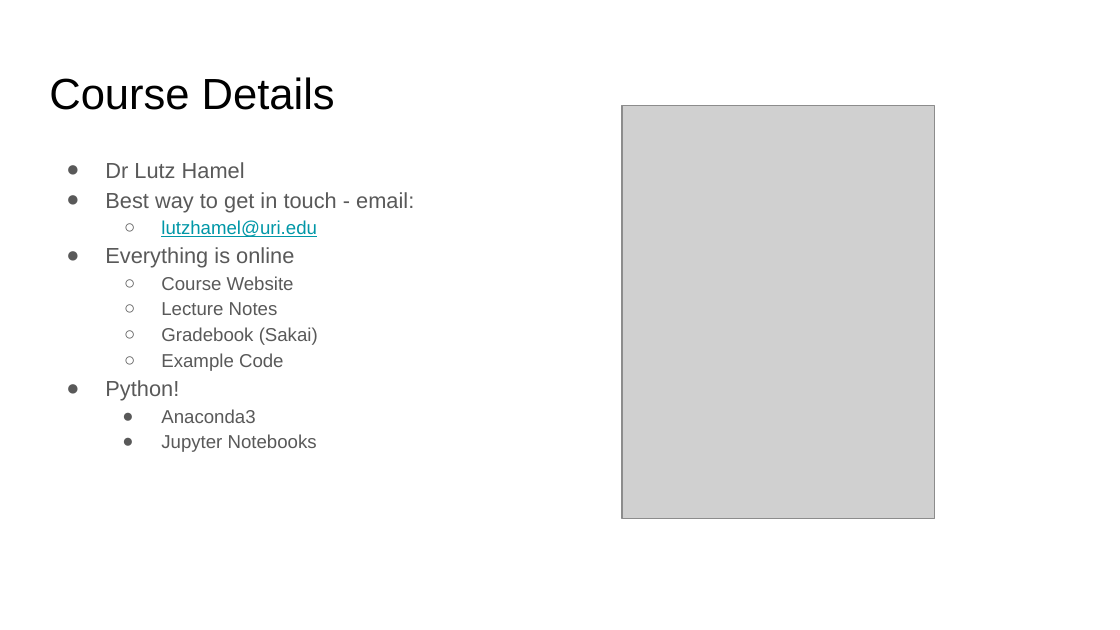
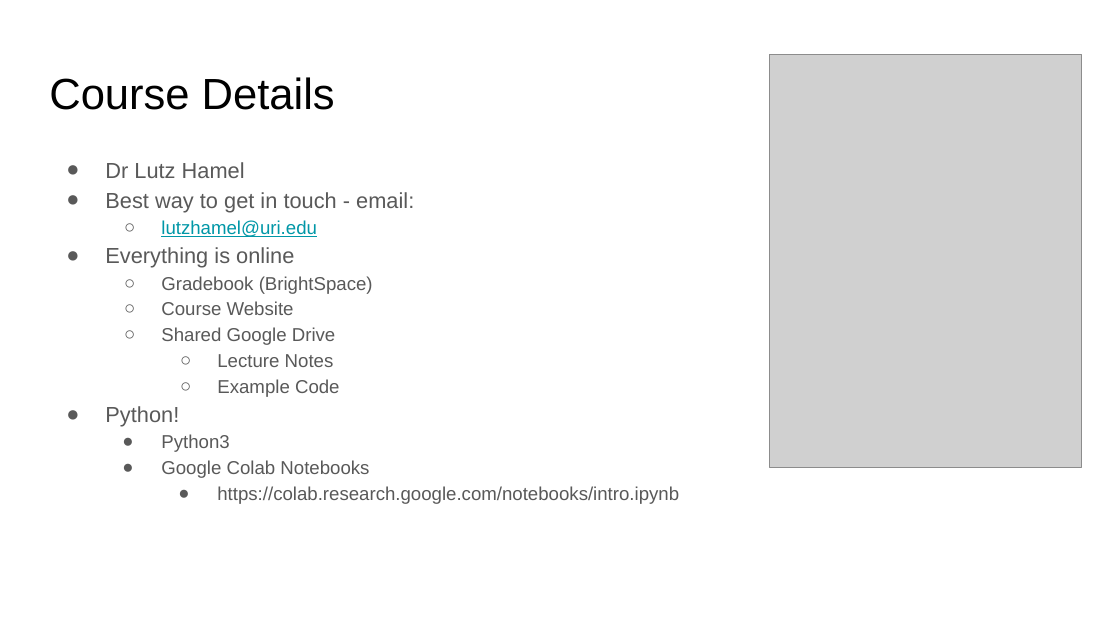
Before and after one commit to lutzhamel/CSC310, a slide deck: slide 2 of notes/01-What-is-Data-Science.pptx. Drawn at 1120x630 pixels with LibreOffice and Linux fonts; fonts in the diff are those of the drawing; grey boxes stand for pictures. Boxes give left, top, right and bottom in pixels: in the first picture for what was removed or moved away, otherwise in the second. Text is boxed around its words. In the diff, an @@ line names an element or a change of style, - is before the commit and + after.

```diff
--- a/notes/01-What-is-Data-Science.pptx
+++ b/notes/01-What-is-Data-Science.pptx
@@ picture: place and size @@
-picture at [622, 106, 934, 519]
+picture at [769, 55, 1082, 467]
@@ text at [161, 276, 373, 294]: paragraph added @@
+  ○ Gradebook (BrightSpace)
@@ text at [161, 327, 335, 345]: paragraph added @@
+  ○ Shared Google Drive
@@ text at [161, 327, 318, 345]: paragraph removed @@
-  ○ Gradebook (Sakai)
@@ text at [217, 354, 340, 397]: list level 2 to 3 in "Lecture Notes"; list level 2 to 3 in "Example Code" @@
@@ text at [161, 434, 679, 504]: text changed @@
-  ● Anaconda3
-  ● Jupyter Notebooks
+  ● Python3
+  ● Google Colab Notebooks
+    ● https://colab.research.google.com/notebooks/intro.ipynb
```
Also in this commit, not shown: 3 other files.
